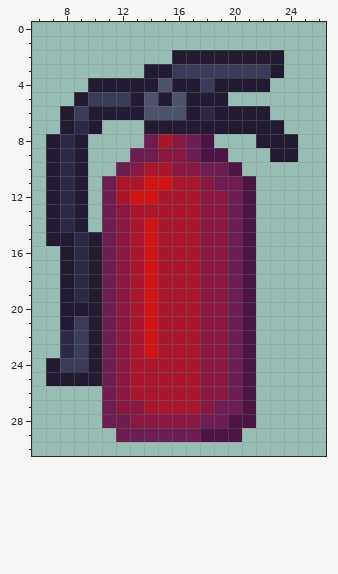
One commit to this pixel-art sprite: Assets/Resources/Sprites/extinguisher.png. This is how it looked before the edit.
The file is 32x32 pixels. Shown: x 6..26, y 0..30.
Now the later version:
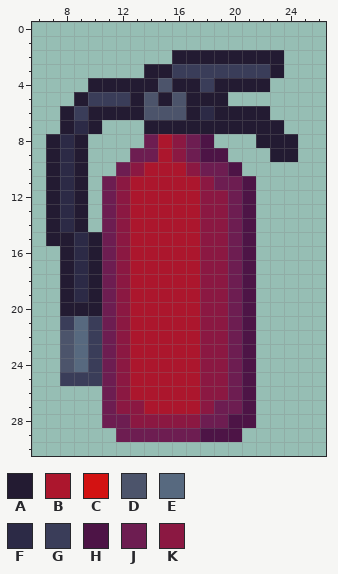
Palette (. is transparent): A #231b32  B #ac162d  C #d31212  D #4c546b  E #57697f  F #2c2a46  G #3a3d59  H #4d1446  J #6d1d51  K #8b1842
Difference:
The edit turns colour C into colour B in row 11 at x 14 to 15; in row 12 at x 13 to 14; in rows 14 to 23 at x 14.
The edit turns colour K into colour B in row 9 at x 15; in row 10 at x 16.
The edit turns colour F into colour D in rows 22 to 23 at x 8.
The edit turns colour G into colour D in row 24 at x 8.
The edit turns colour G into colour E in rows 21 to 24 at x 9.
The edit turns colour A into colour G in row 21 at x 8 and 10; in rows 22 to 24 at x 10; in row 25 at x 8 to 10.
The edit turns colour B into colour K in rows 11 to 12 at x 12.
The author cleared colour A in rows 24 to 25 at x 7.
Pixel boxes of the changes (left, top, right, bottom) in both pictures:
changed: (46, 148, 186, 386)
